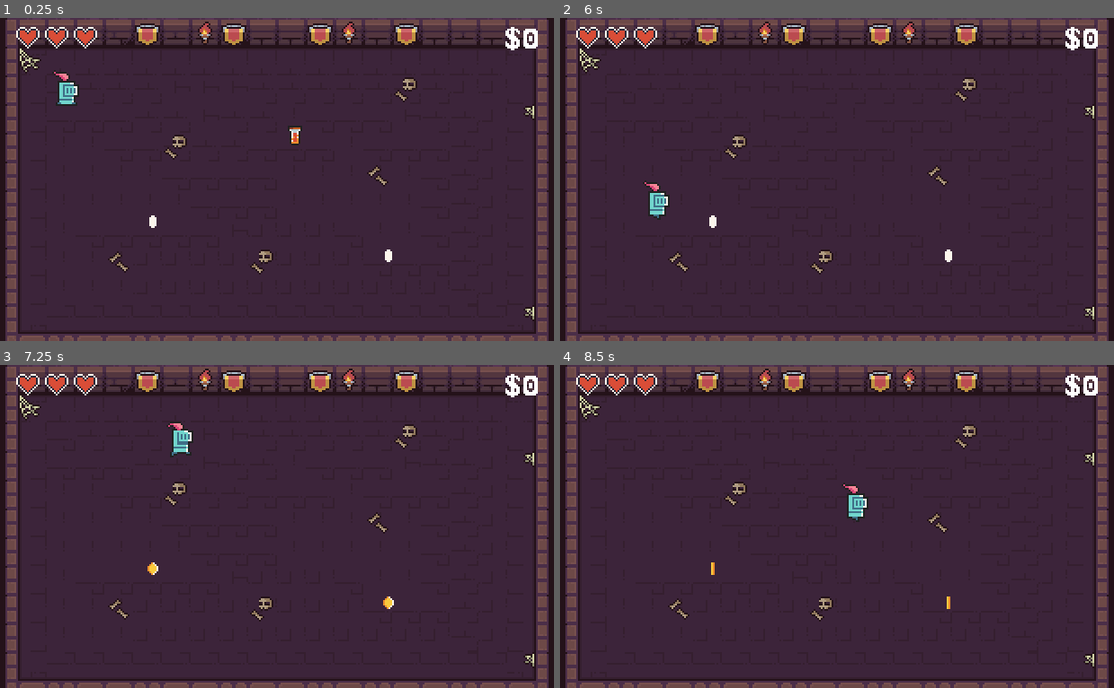
Above: before the commit, frames 1-4 (two rows, left to right).
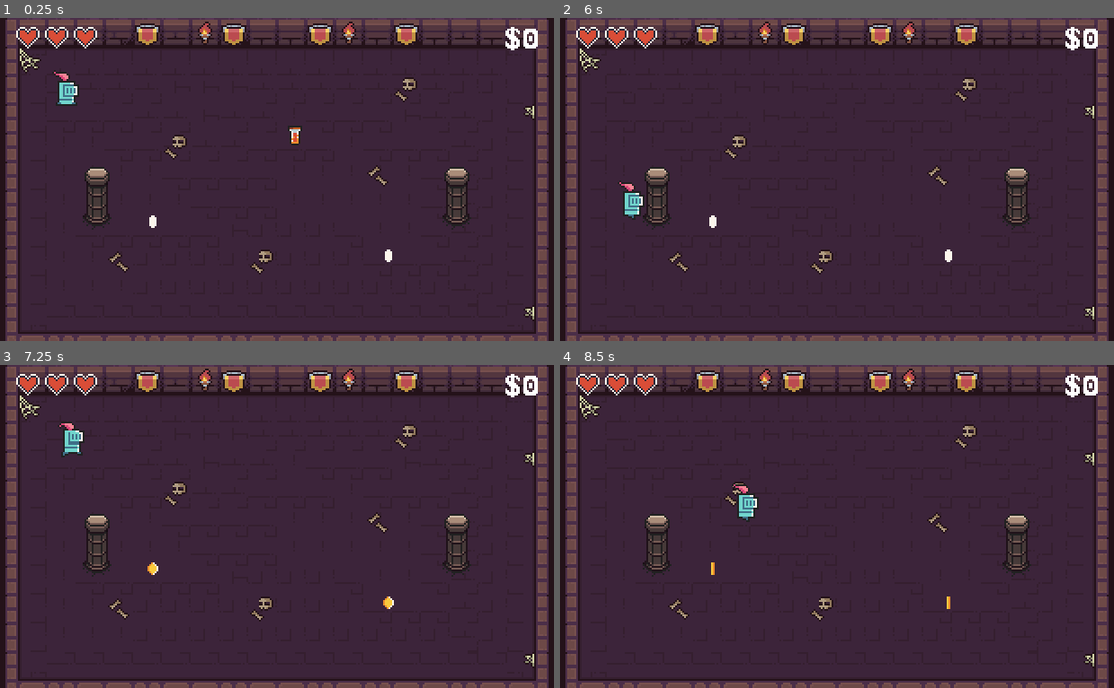
Above: after the commit, the same moments.

Repository: eleniums/dungeon-crawler
Game: Godot game, scene res://levels/sandbox/Sandbox.tscn
The game is run twice, just before and just after one commit, with the same random seed, the same clock (stepped at 60 frames per second) and the same inputs.
Inputs:
- Up to frame 1 (0.25 s): no input
- Up to frame 2 (6 s): hold Right (ui_right) 0.53-1.28 s; hold Down (ui_down) 1.28-2.03 s; hold Right (ui_right) 2.03-2.78 s; hold Up (ui_up) 2.78-3.53 s; hold Left (ui_left) 3.53-5.03 s; hold Down (ui_down) 5.03-5.78 s; hold Right (ui_right) from 5.78 s (still down)
- Up to frame 3 (7.25 s): release Right (ui_right) at 6.53 s; hold Up (ui_up) from 6.53 s (still down)
- Up to frame 4 (8.5 s): release Up (ui_up) at 7.28 s; hold Right (ui_right) 7.28-8.03 s; hold Down (ui_down) from 8.03 s (still down)

The runs differ from the first frame. In frame 1, 1.0% of the frame differs, in the area x 14-85%, y 46-66%; in frame 2, 1.5%; in frame 3, 1.7%, in the area x 10-85%, y 17-66%; in frame 4, 1.7%.

Commit message:
Add pillar obstacles

Diff:
--- /dev/null
+++ b/doodads/pillar/Pillar.tscn
@@ -0,0 +1,63 @@
+[gd_scene load_steps=9 format=2]
+
+[ext_resource path="res://assets/0x72_DungeonTilesetII_v1.4.png" type="Texture" id=1]
+
+[sub_resource type="AtlasTexture" id=4]
+atlas = ExtResource( 1 )
+region = Rect2( 80, 84, 16, 14 )
+
+[sub_resource type="SpriteFrames" id=2]
+animations = [ {
+"frames": [ SubResource( 4 ) ],
+"loop": true,
+"name": "default",
+"speed": 5.0
+} ]
+
+[sub_resource type="AtlasTexture" id=5]
+atlas = ExtResource( 1 )
+region = Rect2( 80, 98, 16, 14 )
+
+[sub_resource type="SpriteFrames" id=6]
+animations = [ {
+"frames": [ SubResource( 5 ) ],
+"loop": true,
+"name": "default",
+"speed": 5.0
+} ]
+
+[sub_resource type="AtlasTexture" id=7]
+atlas = ExtResource( 1 )
+region = Rect2( 80, 112, 16, 14 )
+
+[sub_resource type="SpriteFrames" id=8]
+animations = [ {
+"frames": [ SubResource( 7 ) ],
+"loop": true,
+"name": "default",
+"speed": 5.0
+} ]
+
+[sub_resource type="RectangleShape2D" id=3]
+extents = Vector2( 7, 8 )
+
+[node name="Pillar" type="StaticBody2D"]
+collision_mask = 2
+
+[node name="TopAnimatedSprite" type="AnimatedSprite" parent="."]
+z_index = 1
+frames = SubResource( 2 )
+
+[node name="MiddleAnimatedSprite3" type="AnimatedSprite" parent="."]
+position = Vector2( 0, 14 )
+z_index = -2
+frames = SubResource( 6 )
+
+[node name="BottomAnimatedSprite2" type="AnimatedSprite" parent="."]
+position = Vector2( 0, 28 )
+z_index = -2
+frames = SubResource( 8 )
+
+[node name="CollisionShape2D" type="CollisionShape2D" parent="."]
+position = Vector2( 0, 15 )
+shape = SubResource( 3 )
--- a/levels/sandbox/Sandbox.tscn
+++ b/levels/sandbox/Sandbox.tscn
@@ -7,6 +7,7 @@
 [ext_resource path="res://levels/sandbox/Level.gd" type="Script" id=5]
 [ext_resource path="res://doodads/health/Health.tscn" type="PackedScene" id=6]
 [ext_resource path="res://doodads/health_potion/HealthPotion.tscn" type="PackedScene" id=7]
+[ext_resource path="res://doodads/pillar/Pillar.tscn" type="PackedScene" id=8]
 
 [sub_resource type="ConvexPolygonShape2D" id=2]
 points = PoolVector2Array( 16, 16, 0, 16, 0, 0, 16, 0 )
@@ -982,6 +983,15 @@
 position = Vector2( 43, 33 )
 z_index = 1
 
+[node name="Obstacles" type="Node2D" parent="."]
+z_index = 2
+
+[node name="Pillar" parent="Obstacles" instance=ExtResource( 8 )]
+position = Vector2( 60, 90 )
+
+[node name="Pillar2" parent="Obstacles" instance=ExtResource( 8 )]
+position = Vector2( 260, 90 )
+
 [node name="Items" type="Node2D" parent="."]
 
 [node name="Coin" parent="Items" instance=ExtResource( 3 )]
Not shown: 1 places in levels/sandbox/Sandbox.tscn that only renumber resources
